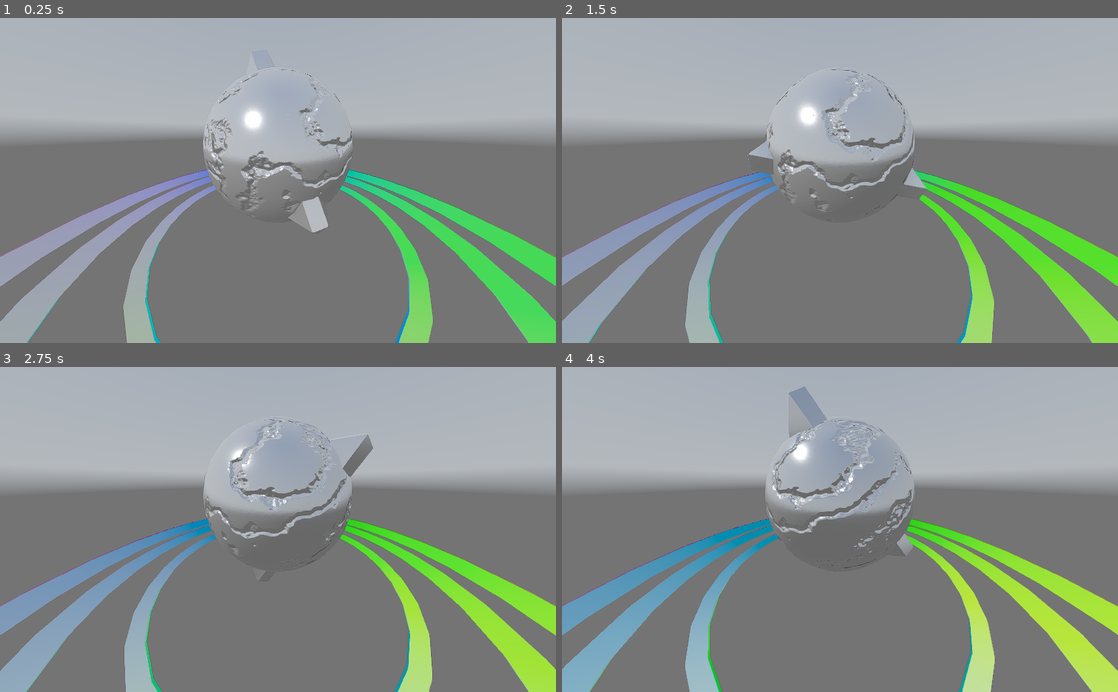
Above: before the commit, frames 1-4 (two rows, left to right).
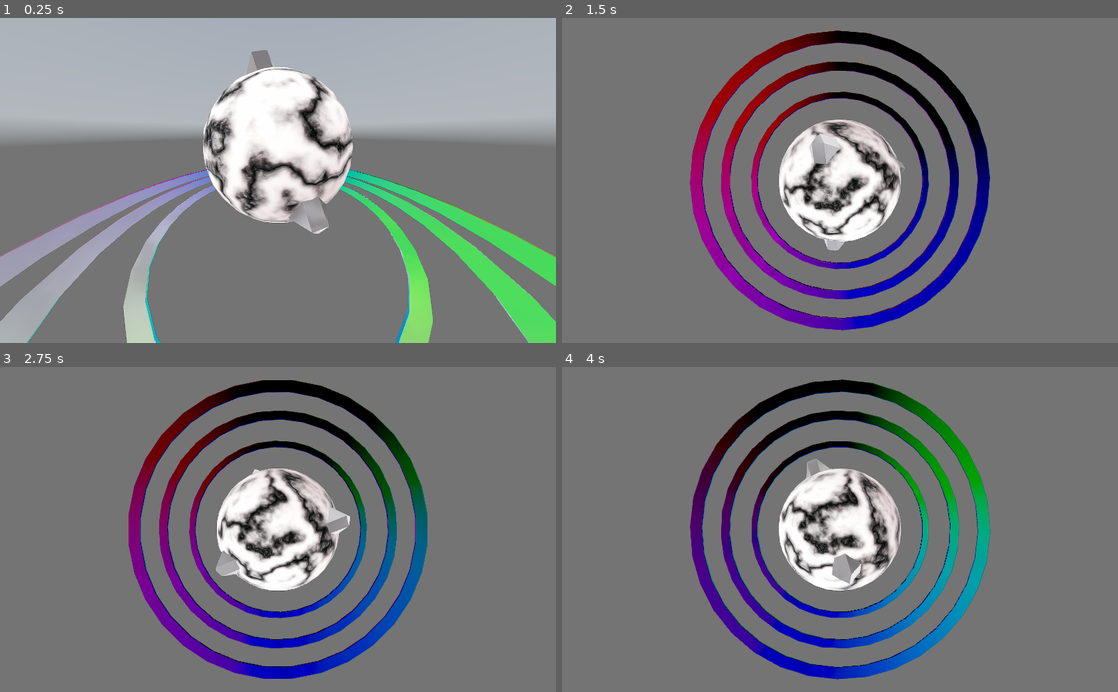
Above: after the commit, the same moments.

Repository: hellocld/vj-hogr-vgmcon-2022
Game: Godot game, scene res://Scenes/MiniSculptures/MiniSculptures.tscn
The game is run twice, just before and just after one commit, with the same random seed, the same clock (stepped at 60 frames per second) and the same inputs. A sky picture missing from this copy of the repository is replaced by a grey-blue gradient.
Inputs:
- Up to frame 1 (0.25 s): no input
- Up to frame 2 (1.5 s): hold K (cam_next, bound only after the commit) 0.53-1.28 s; tap J (cam_prev, bound only after the commit) at 0.8, 1.35 s
- Up to frame 3 (2.75 s): tap K (cam_next, bound only after the commit) at 1.55 s; hold J (cam_prev, bound only after the commit) from 2.03 s (still down); tap Space (util_autothreshset) at 2.1 s
- Up to frame 4 (4 s): release J (cam_prev, bound only after the commit) at 2.78 s; tap K (cam_next, bound only after the commit) at 2.85 s; hold J (cam_prev, bound only after the commit) from 3.53 s (still down)

The runs differ from the first frame. In frame 1, 10% of the frame differs, in the area x 0-100%, y 9-100%; in frame 2, 61%; in frame 3, 61%, in the area x 0-100%, y 0-100%; in frame 4, 61%.

Commit message:
CameraSwitcher autoload, pulser and rotator classes

Diff:
--- /dev/null
+++ b/Autoloads/CameraSwitcher/CameraSwitcher.gd
@@ -0,0 +1,40 @@
+extends Node
+
+
+var cameras : Array
+var current_camera_index := 0
+
+
+func _ready() -> void:
+	_on_acquire_cameras()
+	_activate_current_camera()
+
+
+func _input(event: InputEvent) -> void:
+	if event.is_action_pressed("cam_next"):
+		_on_set_next_camera()
+	if event.is_action_pressed("cam_prev"):
+		_on_set_previous_camera()
+
+
+func _on_acquire_cameras() -> void:
+	cameras = get_tree().get_nodes_in_group("Cameras")
+	current_camera_index = cameras.find(get_tree().get_nodes_in_group("PrimaryCamera")[0])
+
+
+func _activate_current_camera() -> void:
+	cameras[current_camera_index].make_current()
+
+
+func _on_set_next_camera() -> void:
+	current_camera_index += 1
+	if current_camera_index >= cameras.size():
+		current_camera_index = 0
+	_activate_current_camera()
+
+
+func _on_set_previous_camera() -> void:
+	current_camera_index -= 1
+	if current_camera_index < 0:
+		current_camera_index = cameras.size() - 1
+	_activate_current_camera()
--- a/Scenes/MiniSculptures/MiniSculptures.tscn
+++ b/Scenes/MiniSculptures/MiniSculptures.tscn
@@ -1,6 +1,6 @@
-[gd_scene load_steps=14 format=2]
+[gd_scene load_steps=13 format=2]
 
-[ext_resource path="res://Scenes/MiniSculptures/Rotator.gd" type="Script" id=1]
+[ext_resource path="res://Scenes/Tools/Rotator.gd" type="Script" id=1]
 [ext_resource path="res://Scenes/MiniSculptures/EquaBand/EquaBand.tscn" type="PackedScene" id=2]
 [ext_resource path="res://Scenes/MiniSculptures/Materials/TranslucentNormalRaditude.material" type="Material" id=3]
 [ext_resource path="res://Models/MiniSculptures/Elements/Elements_MarbleOrb.mesh" type="ArrayMesh" id=4]
@@ -8,7 +8,7 @@
 [ext_resource path="res://Models/MiniSculptures/Elements/Elements_Cone.mesh" type="ArrayMesh" id=6]
 [ext_resource path="res://Scenes/MiniSculptures/Materials/Chrome.material" type="Material" id=7]
 [ext_resource path="res://Scenes/VUMeter/VUMeter.tscn" type="PackedScene" id=8]
-[ext_resource path="res://Models/MiniSculptures/Elements/Textures/nrm_MarbleOrb.png" type="Texture" id=9]
+[ext_resource path="res://Scenes/Tools/Pulser.gd" type="Script" id=10]
 
 [sub_resource type="GIProbeData" id=17]
 bounds = AABB( -10, -10, -10, 20, 20, 20 )
@@ -30,13 +30,6 @@
 ambient_light_color = Color( 0.745098, 0.658824, 0.658824, 1 )
 tonemap_mode = 4
 
-[sub_resource type="SpatialMaterial" id=20]
-metallic = 0.9
-roughness = 0.13
-normal_enabled = true
-normal_scale = 1.0
-normal_texture = ExtResource( 9 )
-
 [node name="MiniSculptures" type="Spatial"]
 
 [node name="OrbitCam1" type="Spatial" parent="."]
@@ -44,9 +37,12 @@
 script = ExtResource( 1 )
 rotation_amount = Vector3( 0, 0.25, 0 )
 
-[node name="Camera_Static" type="Camera" parent="OrbitCam1"]
+[node name="Camera_Static" type="Camera" parent="OrbitCam1" groups=["Cameras", "PrimaryCamera"]]
 transform = Transform( 1, 0, 0, 0, 0.918571, 0.395257, 0, -0.395257, 0.918571, 0, 1.35355, 1.81106 )
 fov = 110.3
+
+[node name="TopDownCamera" type="Camera" parent="OrbitCam1" groups=["Cameras"]]
+transform = Transform( 0.707107, 0.707107, 3.09086e-08, 0, -4.37114e-08, 1, 0.707107, -0.707107, -3.09086e-08, 5.05847e-08, 4.91366, -5.05847e-08 )
 
 [node name="GIProbe" type="GIProbe" parent="."]
 visible = false
@@ -82,19 +78,24 @@
 script = ExtResource( 1 )
 rotation_amount = Vector3( 1, 0.3, 0 )
 
-[node name="MeshInstance" type="MeshInstance" parent="Pyramid"]
+[node name="Pulser" type="Spatial" parent="Pyramid"]
+script = ExtResource( 10 )
+channel = 3
+multiplier = 1.0
+base_scale = 1.0
+
+[node name="MeshInstance" type="MeshInstance" parent="Pyramid/Pulser"]
 mesh = ExtResource( 6 )
-skeleton = NodePath("../..")
+skeleton = NodePath("../../..")
 material/0 = ExtResource( 7 )
 
 [node name="Orb" type="MeshInstance" parent="."]
 transform = Transform( 1, 0, 0, 0, 1, 0, 0, 0, 1, 0, 1, 0 )
 mesh = ExtResource( 4 )
-material/0 = SubResource( 20 )
+material/0 = null
 
 [node name="ReflectionProbe" type="ReflectionProbe" parent="."]
 transform = Transform( 1, 0, 0, 0, 1, 0, 0, 0, 1, 0, 0.789715, 0 )
-visible = false
 update_mode = 1
 extents = Vector3( 4, 4, 4 )
 
--- a/Scenes/Testing/PathGen/PathGen.tscn
+++ b/Scenes/Testing/PathGen/PathGen.tscn
@@ -47,10 +47,8 @@
 mesh = SubResource( 2 )
 material/0 = SubResource( 5 )
 
-[node name="Camera" type="Camera" parent="Path/PathFollow"]
-transform = Transform( 1, 1.3411e-07, -2.68221e-07, 8.47504e-08, 0.80728, 0.590168, 2.68221e-07, -0.590169, 0.807282, -1.90735e-06, 1.42986, 4.57691 )
-script = ExtResource( 4 )
-target = NodePath("../MeshInstance")
+[node name="HoodCam" type="Camera" parent="Path/PathFollow" groups=["Cameras"]]
+transform = Transform( 1, 1.11759e-08, 0, -1.39698e-08, 0.955047, 0.296457, 7.45058e-09, -0.296458, 0.955051, 9.53674e-07, 1.40666, 4.47838 )
 
 [node name="MeshInstance" type="MeshInstance" parent="."]
 transform = Transform( 1, 0, 0, 0, -4.37114e-08, 1, 0, -1, -4.37114e-08, 0, 0, 0 )
@@ -59,3 +57,12 @@
 
 [node name="TestTrack" parent="." instance=ExtResource( 5 )]
 transform = Transform( 1, 0, 0, 0, 1, 0, 0, 0, 1, 0, 4, 0 )
+
+[node name="FollowCam" type="Camera" parent="." groups=["Cameras"]]
+transform = Transform( 1, 0, 0, 0, 1, 0, 0, 0, 1, -3.06763, 5.43516, 0.251803 )
+script = ExtResource( 4 )
+target = NodePath("../Path/PathFollow")
+
+[node name="TopdownCam" type="Camera" parent="." groups=["Cameras", "PrimaryCamera"]]
+transform = Transform( 1, 0, 0, 0, -4.37114e-08, 1, 0, -1, -4.37114e-08, 0, 14.7508, 0 )
+fov = 103.9
--- /dev/null
+++ b/Scenes/Tools/Pulser.gd
@@ -0,0 +1,10 @@
+class_name Pulser
+extends Spatial
+
+export(int) var channel
+export(float) var multiplier
+export(float) var base_scale
+
+
+func _process(_delta) -> void:
+	scale = Vector3.ONE * base_scale + Vector3.ONE * SpectrumAnalyzer.get_sample(channel) * multiplier
--- a/Scenes/MiniSculptures/Rotator.gd
+++ b/Scenes/Tools/Rotator.gd
@@ -1,3 +1,4 @@
+class_name Rotator
 extends Spatial
 
 export(Vector3) var rotation_amount
--- a/project.godot
+++ b/project.godot
@@ -7,6 +7,22 @@
 ;   param=value ; assign values to parameters
 
 config_version=4
+
+_global_script_classes=[ {
+"base": "Spatial",
+"class": "Pulser",
+"language": "GDScript",
+"path": "res://Scenes/Tools/Pulser.gd"
+}, {
+"base": "Reference",
+"class": "Rotator",
+"language": "GDScript",
+"path": "res://Scenes/Tools/Rotator.gd"
+} ]
+_global_script_class_icons={
+"Pulser": "",
+"Rotator": ""
+}
 
 [application]
 
@@ -21,12 +37,23 @@
 
 SpectrumAnalyzer="*res://Autoloads/SpectrumAnalyzer/SpectrumAnalyzer.tscn"
 AutoThresholdSetter="*res://Autoloads/AutoThresholdSetter/AutoThresholdSetter.gd"
+CameraSwitcher="*res://Autoloads/CameraSwitcher/CameraSwitcher.gd"
 
 [input]
 
 util_autothreshset={
 "deadzone": 0.5,
 "events": [ Object(InputEventKey,"resource_local_to_scene":false,"resource_name":"","device":0,"alt":false,"shift":false,"control":false,"meta":false,"command":false,"pressed":false,"scancode":0,"physical_scancode":32,"unicode":0,"echo":false,"script":null)
+ ]
+}
+cam_next={
+"deadzone": 0.5,
+"events": [ Object(InputEventKey,"resource_local_to_scene":false,"resource_name":"","device":0,"alt":false,"shift":false,"control":false,"meta":false,"command":false,"pressed":false,"scancode":0,"physical_scancode":75,"unicode":0,"echo":false,"script":null)
+ ]
+}
+cam_prev={
+"deadzone": 0.5,
+"events": [ Object(InputEventKey,"resource_local_to_scene":false,"resource_name":"","device":0,"alt":false,"shift":false,"control":false,"meta":false,"command":false,"pressed":false,"scancode":0,"physical_scancode":74,"unicode":0,"echo":false,"script":null)
  ]
 }
 
